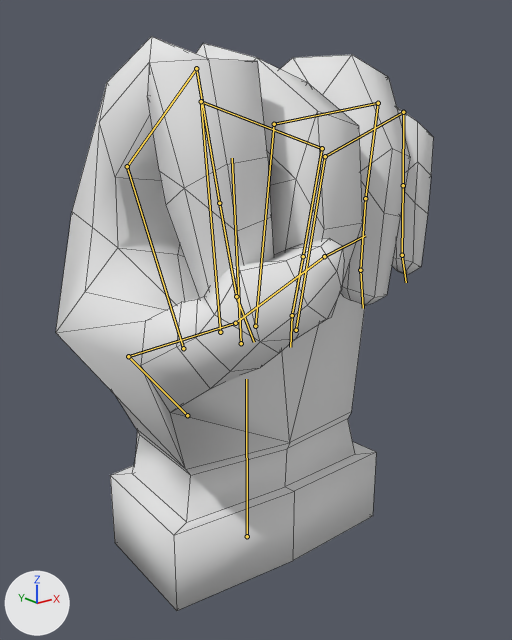
The Blender file EgoFractum/Assets/Models/BlendFiles/handFixed.blend as it was, and as the next commit left it.
Both versions are drawn from a camera (50 mm lens) standing at (-0.158, -0.203, 0.144) and looking at (0.004, 0.0, 0.063). Every picture has the same lights, and +X, +Y and +Z are marked at lower left. The first picture is the older version. Both versions are drawn at frame 24 of the action 'ClosedTest'; the numbers are the values there. The bones that bend it are drawn over the model as lines. Mesh edges are drawn as thin lines.

The first picture shows 'HandModel'.
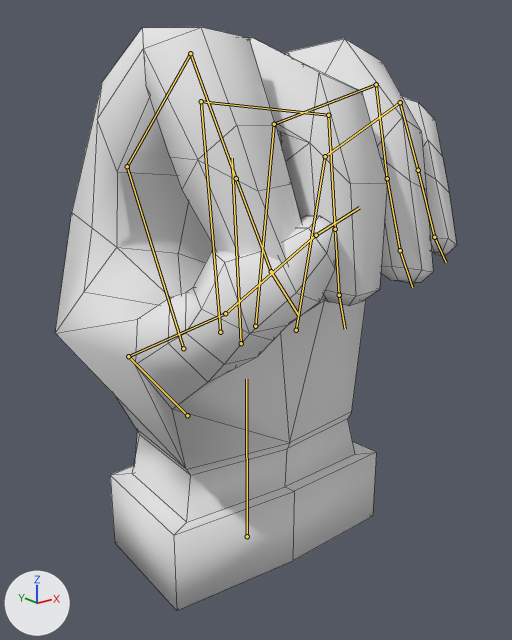
Commit message: Hand Controller working

Location of each change, (x1, y1, x2, y2) in pixels of the pictures (512 x 640 px):
```json
{"object": "HandModel", "change": "posed", "before": [56, 36, 434, 611], "after": [55, 27, 457, 611], "on screen": "6% wider"}
{"bone": "L_IndexProximal", "before": "(127, 166) to (196, 68)", "after": "(127, 166) to (190, 53)"}
{"bone": "L_IndexIntermediate", "before": "(196, 68) to (219, 203)", "after": "(190, 53) to (236, 178)"}
{"bone": "L_MiddleProximal", "before": "(201, 101) to (322, 148)", "after": "(201, 101) to (328, 115)"}
{"bone": "L_MiddleIntermediate", "before": "(322, 148) to (303, 256)", "after": "(328, 115) to (335, 229)"}
{"bone": "L_RingProximal", "before": "(274, 124) to (378, 103)", "after": "(274, 124) to (376, 84)"}
{"bone": "L_RingIntermediate", "before": "(378, 103) to (365, 198)", "after": "(376, 84) to (387, 178)"}
{"bone": "L_LittleProximal", "before": "(325, 156) to (403, 112)", "after": "(325, 156) to (400, 102)"}
{"bone": "L_LittleIntermediate", "before": "(403, 112) to (403, 185)", "after": "(400, 102) to (418, 170)"}
{"bone": "L_ThumbProximal", "before": "(128, 356) to (235, 323)", "after": "(128, 356) to (225, 313)"}
{"bone": "L_ThumbDistal", "before": "(235, 323) to (324, 256)", "after": "(225, 313) to (316, 235)"}
```

Edits to the scene script, one JSON object a line:
```json
{"block": "bone_l_indexproximal", "where": "bone_l_indexproximal = bpy.data.objects['Armature'].pose.bones['L_IndexProximal']  # child of 'L_IndexMetacarpal'"}
{"op": "set", "path": "bone_l_indexproximal.location", "old": "(0.0018, 0.0168, -0.0105)", "new": "(0.0016, 0.015, -0.0094)"}
{"op": "set", "path": "bone_l_indexproximal.rotation_quaternion", "old": "(0.865, 0.461, -0.139, -0.143)", "new": "(0.879, 0.413, -0.124, -0.128)", "note": "degrees (57, -6, -22) -> degrees (51, -7, -20)"}
{"block": "bone_l_indexintermediate", "where": "bone_l_indexintermediate = bpy.data.objects['Armature'].pose.bones['L_IndexIntermediate']  # child of 'L_IndexProximal'"}
{"op": "set", "path": "bone_l_indexintermediate.location", "old": "(-0.0011, -0.0014, -0.0028)", "new": "(-0.001, -0.0012, -0.0025)"}
{"op": "set", "path": "bone_l_indexintermediate.rotation_quaternion", "old": "(0.62, 0.727, 0.027, -0.295)", "new": "(0.66, 0.651, 0.025, -0.264)", "note": "degrees (94, 28, -22) -> degrees (85, 24, -22)"}
{"block": "bone_l_middleproximal", "where": "bone_l_middleproximal = bpy.data.objects['Armature'].pose.bones['L_MiddleProximal']  # child of 'L_MiddleMetacarpal'"}
{"op": "set", "path": "bone_l_middleproximal.location", "old": "(0.001, 0.0, 0.0106)", "new": "(0.0009, 0.0, 0.0095)"}
{"op": "set", "path": "bone_l_middleproximal.rotation_quaternion", "old": "(0.644, 0.761, -0.064, -0.053)", "new": "(0.681, 0.682, -0.058, -0.048)", "note": "degrees (100, 0, -10) -> degrees (90, -1, -9)"}
{"block": "bone_l_middleintermediate", "where": "bone_l_middleintermediate = bpy.data.objects['Armature'].pose.bones['L_MiddleIntermediate']  # child of 'L_MiddleProximal'"}
{"op": "set", "path": "bone_l_middleintermediate.location", "old": "(0.0069, -0.0089, 0.0272)", "new": "(0.0061, -0.0079, 0.0244)"}
{"op": "set", "path": "bone_l_middleintermediate.rotation_quaternion", "old": "(0.759, 0.651, 0.021, -0.022)", "new": "(0.784, 0.583, 0.019, -0.019)", "note": "degrees (81, 3, 0) -> degrees (73, 3, 0)"}
{"block": "bone_l_ringproximal", "where": "bone_l_ringproximal = bpy.data.objects['Armature'].pose.bones['L_RingProximal']  # child of 'L_RingMetacarpal'"}
{"op": "set", "path": "bone_l_ringproximal.location", "old": "(0.0007, -0.0069, 0.0052)", "new": "(0.0006, -0.0061, 0.0047)"}
{"op": "set", "path": "bone_l_ringproximal.rotation_quaternion", "old": "(0.762, 0.633, 0.001, -0.134)", "new": "(0.787, 0.567, 0.001, -0.12)", "note": "degrees (78, 10, -12) -> degrees (71, 8, -11)"}
{"block": "bone_l_ringintermediate", "where": "bone_l_ringintermediate = bpy.data.objects['Armature'].pose.bones['L_RingIntermediate']  # child of 'L_RingProximal'"}
{"op": "set", "path": "bone_l_ringintermediate.location", "old": "(0.0004, 0.006, 0.0024)", "new": "(0.0003, 0.0054, 0.0021)"}
{"op": "set", "path": "bone_l_ringintermediate.rotation_quaternion", "old": "(0.713, 0.678, -0.06, -0.168)", "new": "(0.743, 0.608, -0.054, -0.15)", "note": "degrees (86, 8, -19) -> degrees (78, 6, -18)"}
{"block": "bone_l_littleproximal", "where": "bone_l_littleproximal = bpy.data.objects['Armature'].pose.bones['L_LittleProximal']  # child of 'L_LittleMetacarpal'"}
{"op": "set", "path": "bone_l_littleproximal.location", "old": "(-0.0015, -0.0094, -0.0048)", "new": "(-0.0014, -0.0084, -0.0043)"}
{"op": "set", "path": "bone_l_littleproximal.rotation_quaternion", "old": "(0.865, 0.489, -0.025, -0.108)", "new": "(0.879, 0.439, -0.023, -0.097)", "note": "degrees (59, 4, -12) -> degrees (53, 3, -11)"}
{"block": "bone_l_littleintermediate", "where": "bone_l_littleintermediate = bpy.data.objects['Armature'].pose.bones['L_LittleIntermediate']  # child of 'L_LittleProximal'"}
{"op": "set", "path": "bone_l_littleintermediate.location", "old": "(-0.0099, 0.0037, -0.0261)", "new": "(-0.0089, 0.0034, -0.0234)"}
{"op": "set", "path": "bone_l_littleintermediate.rotation_quaternion", "old": "(0.632, 0.755, -0.058, -0.162)", "new": "(0.671, 0.677, -0.052, -0.145)", "note": "degrees (99, 10, -17) -> degrees (89, 8, -17)"}
{"block": "bone_l_thumbproximal", "where": "bone_l_thumbproximal = bpy.data.objects['Armature'].pose.bones['L_ThumbProximal']  # child of 'L_ThumbMetacarpal'"}
{"op": "set", "path": "bone_l_thumbproximal.rotation_quaternion", "old": "(0.853, 0.305, -0.235, 0.352)", "new": "(0.869, 0.273, -0.21, 0.315)", "note": "degrees (27, -38, 35) -> degrees (25, -34, 32)"}
{"block": "bone_l_thumbdistal", "where": "bone_l_thumbdistal = bpy.data.objects['Armature'].pose.bones['L_ThumbDistal']  # child of 'L_ThumbProximal'"}
{"op": "set", "path": "bone_l_thumbdistal.rotation_quaternion", "old": "(0.847, 0.227, -0.385, -0.287)", "new": "(0.863, 0.203, -0.345, -0.257)", "note": "degrees (45, -32, -51) -> degrees (39, -30, -44)"}
```
